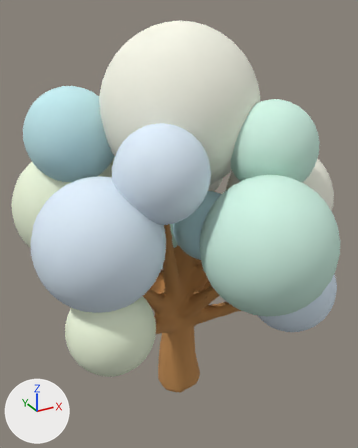
Renders of the glTF model studies/map-art/assets/oak-large.glb from each side of a commit.
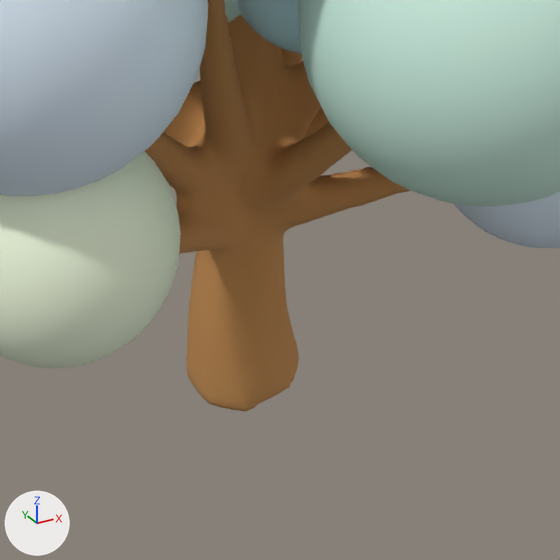
Old and new are each drawn whole from a 50 mm lens placed at (-1.28, -2.33, 2.33), pointed at (0.02, 0.05, 1.15) and again close up on the part from 25% to 83% of the width and 54% to 100% of the height. The lights are fixed; the arrows at lower left show +X, +Y and +Z. The first two pictures are the older version. Vertices at exactly the same position are counted once.

In view in the first close-up: 'Tree · independent spherical crown', 'Tree · visible rounded forks'.
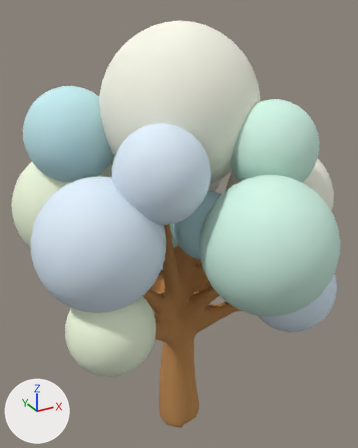
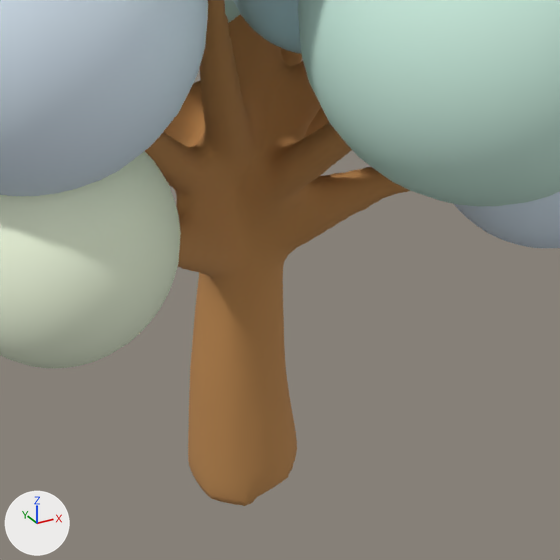
The newer file is also turned or shifted as a whole; pictures and numbers use the older file's frame.

Where the change shows, as pixel boxes [x1, y1, x2, y2] in the close-ups (560 x 560 px; the box of a moved part takes in the faces that stretch with it):
'Tree · visible rounded forks', reshaped
    before: [145, 0, 410, 412]
    after: [145, 0, 410, 506]
part 1 of me_branch, moved or reshaped
    before: [179, 188, 374, 412]
    after: [178, 188, 376, 506]

What the commit changed:
me_branch is used by ob_tree___visible_rounded_forks; location (0.0, 0.0, 0.0).
me_branch had 9864 vertices, 19724 faces and spanned x -0.55..0.6, y -0.62..0.62, z 0.02..1.82.
me_branch now has 9864 vertices, 19724 faces and spans x -0.55..0.6, y -0.62..0.62, z -0.29..1.82.
me_branch part 1: 1912 of the vertices in x -0.33..0.31, y -0.25..0.27, z 0.02..0.63 are scaled about their middle by (1, 1, 1.5), then moved by (0.0, 0.0, -0.16).
